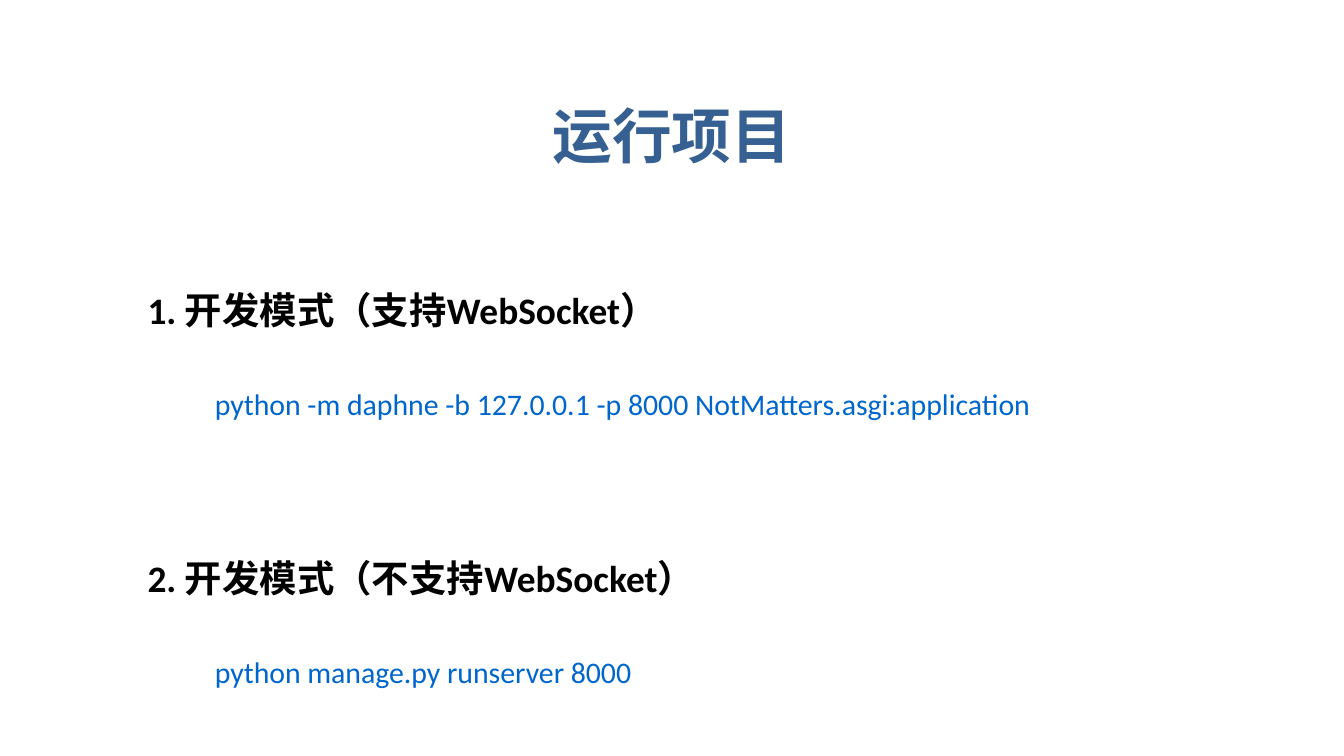
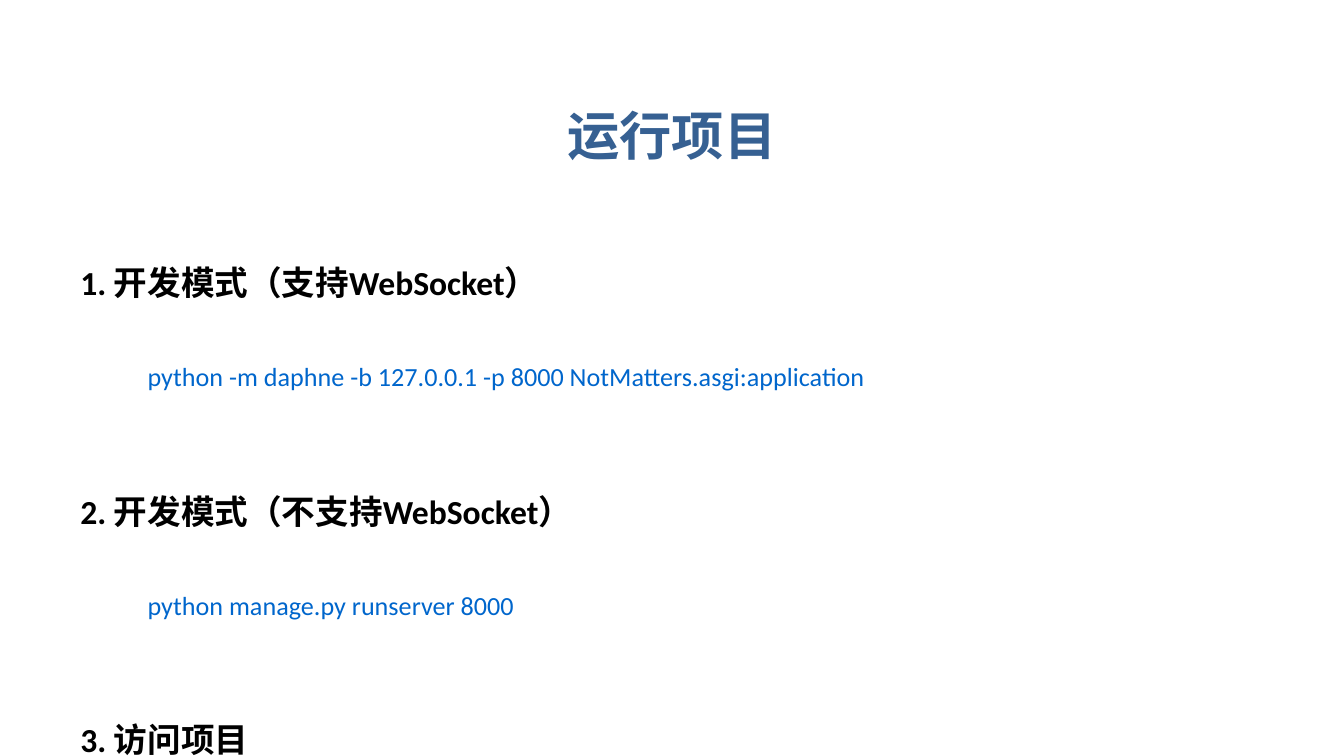
Before and after one commit to nidhaggur/NotMatters, a slide deck: slide 12 of NotMatters_Presentation.pptx. Drawn at 1344x756 pixels with LibreOffice and Linux fonts; fonts in the diff are those of the drawing. Boxes give left, top, right and bottom in pixels: in the first picture for what was removed or moved away, otherwise in the second. Text is boxed around its words. In the diff, an @@ line names an element or a change of style, - is before the commit and + after.

Commit message:
feat: 生成项目演示PPT

```diff
--- a/NotMatters_Presentation.pptx
+++ b/NotMatters_Presentation.pptx
@@ text "运行项目": place and size @@
-text "运行项目" at <box>552,107,791,164</box>
+text "运行项目" at <box>568,110,777,160</box>
@@ text "运行项目" at <box>568,110,777,160</box>: size 32 to 28 pt @@
@@ text "1. 开发模式（支持WebSocket）": place and size @@
-text "1. 开发模式（支持WebSocket）" at <box>148,292,658,328</box>
+text "1. 开发模式（支持WebSocket）" at <box>80,266,539,299</box>
@@ text "1. 开发模式（支持WebSocket）" at <box>80,266,539,299</box>: size 20 to 18 pt @@
@@ text "python -m daphne -b 127.0.0.1 ...": place and size @@
-text "python -m daphne -b 127.0.0.1 ..." at <box>215,394,1030,420</box>
+text "python -m daphne -b 127.0.0.1 ..." at <box>148,368,864,391</box>
@@ text "python -m daphne -b 127.0.0.1 ..." at <box>148,368,864,391</box>: size 16 to 14 pt @@
@@ text "2. 开发模式（不支持WebSocket）" at <box>80,495,572,528</box>: size 20 to 18 pt @@
@@ text "2. 开发模式（不支持WebSocket）": place and size @@
-text "2. 开发模式（不支持WebSocket）" at <box>148,560,695,596</box>
+text "2. 开发模式（不支持WebSocket）" at <box>80,495,572,528</box>
@@ text "python manage.py runserver 8000" at <box>148,597,514,620</box>: size 16 to 14 pt @@
@@ text "python manage.py runserver 8000": place and size @@
-text "python manage.py runserver 8000" at <box>215,662,631,688</box>
+text "python manage.py runserver 8000" at <box>148,597,514,620</box>
@@ text added at <box>80,723,248,755</box>, 18 pt, text #000000, bold @@
+3. 访问项目
```
Also in this commit, not shown: 17 other slides changed, 1 slide removed, 1 other file.
